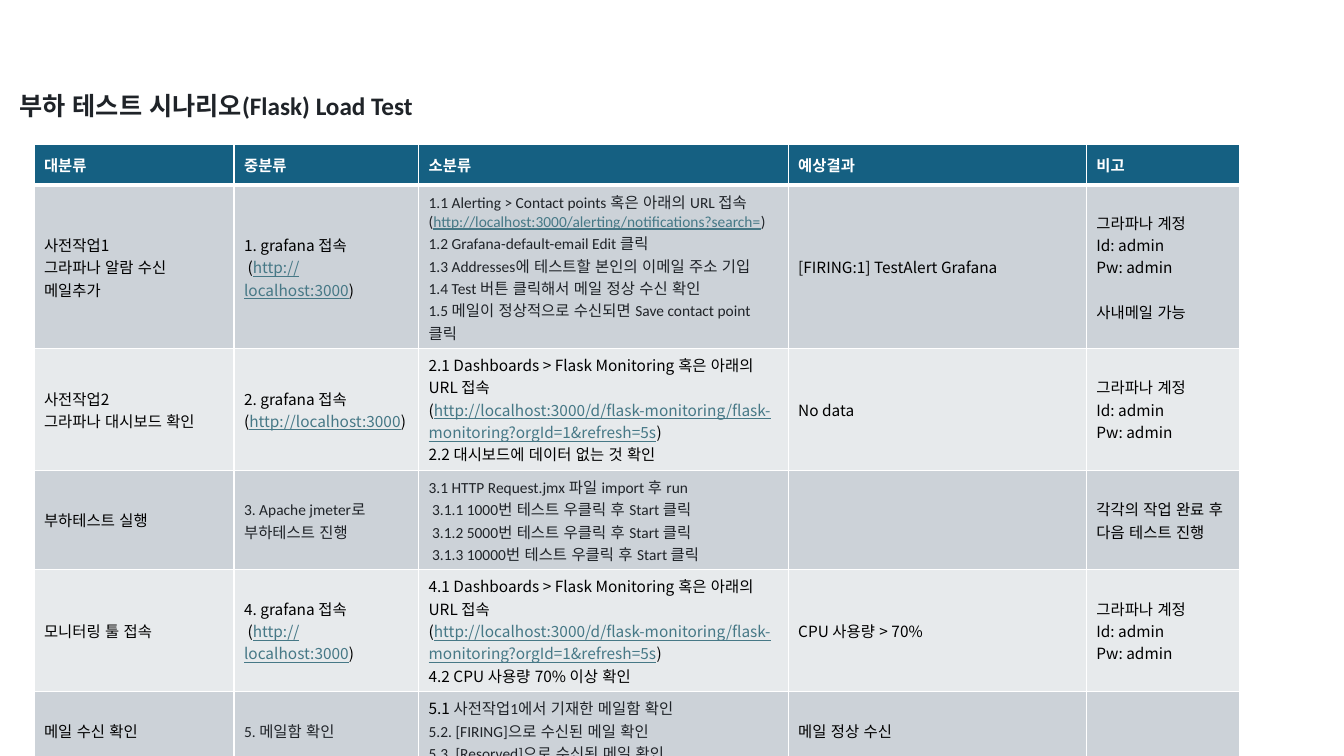
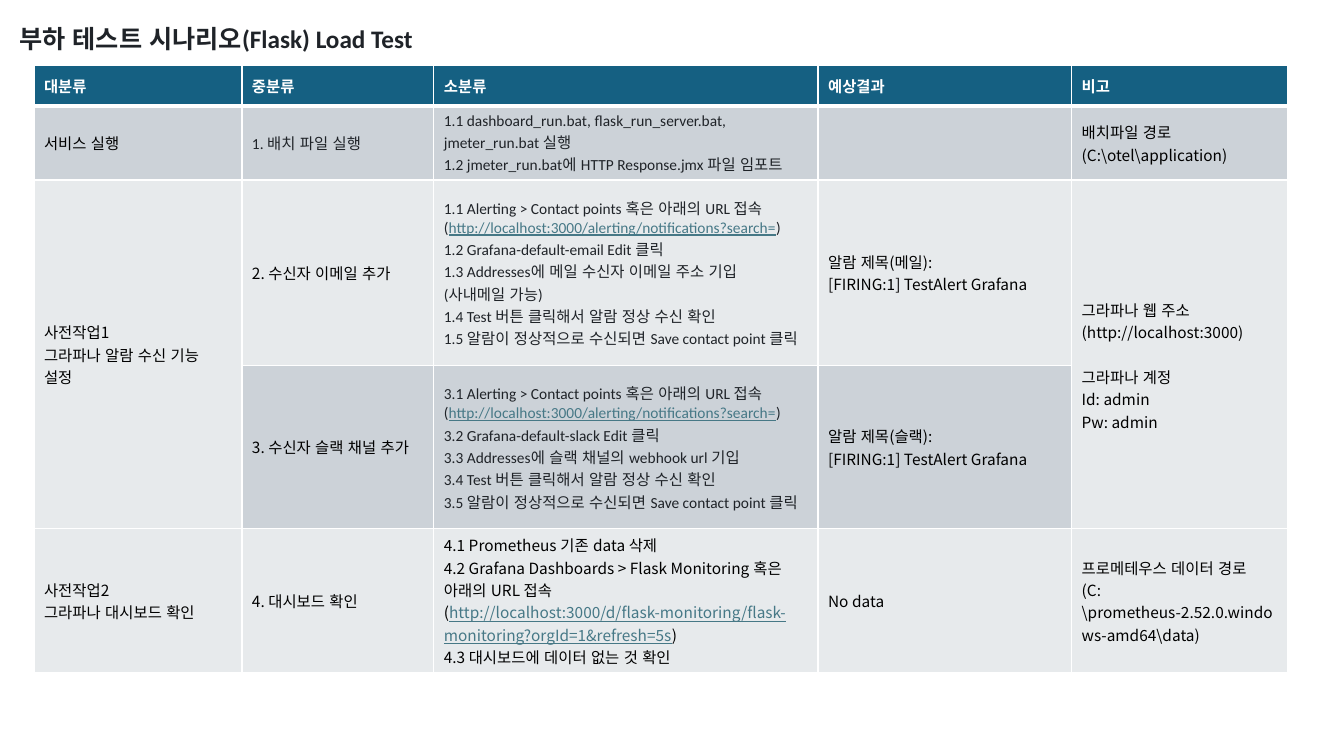
Before and after one commit to kkimsungchul/otel, a slide deck: slide 15 of otel-ppt/테스트 시나리오_v0.2.pptx (slide 13 before the commit). Drawn at 1344x756 pixels with LibreOffice and Linux fonts; fonts in the diff are those of the drawing. Boxes give left, top, right and bottom in pixels: in the first picture for what was removed or moved away, otherwise in the second. Text is boxed around its words. In the diff, an @@ line names an element or a change of style, - is before the commit and + after.

Commit message:
2024.07.04 - 테스트 시나리오 수정 중 - HTTP Request.jmx 수정 완료

```diff
--- a/otel-ppt/테스트 시나리오_v0.2.pptx
+++ b/otel-ppt/테스트 시나리오_v0.2.pptx
@@ text "부하 테스트 시나리오(Flask) Load Test": place and size @@
-text "부하 테스트 시나리오(Flask) Load Test" at box(19, 94, 412, 119)
+text "부하 테스트 시나리오(Flask) Load Test" at box(19, 27, 412, 52)
@@ table at box(34, 66, 1288, 669) @@
-row 2: 사전작업1 / 그라파나 알람 수신 메일추가 | 1. grafana 접속 / (http://localhost:3000) | 1.1 Alerting > Contact points 혹은 아래의 URL 접속(http://localhost:3000/alerting/notifications?search=) / 1.2 Grafana-default-email Edit 클릭 / 1.3 Addresses에 테스트할 본인의 이메일 주소 기입 / 1.4 Test 버튼 클릭해서 메일 정상 수신 확인 / 1.5 메일이 정상적으로 수신되면 Save contact point 클릭 | [FIRING:1] TestAlert Grafana | 그라파나 계정 / Id: admin / Pw: admin / 사내메일 가능
-row 3: 사전작업2 / 그라파나 대시보드 확인 | 2. grafana 접속 / (http://localhost:3000) | 2.1 Dashboards > Flask Monitoring 혹은 아래의 URL 접속 / (http://localhost:3000/d/flask-monitoring/flask-monitoring?orgId=1&refresh=5s) / 2.2 대시보드에 데이터 없는 것 확인 | No data | 그라파나 계정 / Id: admin / Pw: admin
-row 4: 부하테스트 실행 | 3. Apache jmeter로 부하테스트 진행 | 3.1 HTTP Request.jmx 파일 import 후 run / 3.1.1 1000번 테스트 우클릭 후 Start 클릭 / 3.1.2 5000번 테스트 우클릭 후 Start 클릭 / 3.1.3 10000번 테스트 우클릭 후 Start 클릭 |  | 각각의 작업 완료 후 / 다음 테스트 진행
-row 5: 모니터링 툴 접속 | 4. grafana 접속 / (http://localhost:3000) | 4.1 Dashboards > Flask Monitoring 혹은 아래의 URL 접속 / (http://localhost:3000/d/flask-monitoring/flask-monitoring?orgId=1&refresh=5s) / 4.2 CPU 사용량 70% 이상 확인 | CPU 사용량 > 70% | 그라파나 계정 / Id: admin / Pw: admin
-row 6: 메일 수신 확인 | 5. 메일함 확인 | 5.1 사전작업1에서 기재한 메일함 확인 / 5.2. [FIRING]으로 수신된 메일 확인 / 5.3. [Resorved]으로 수신된 메일 확인 | 메일 정상 수신 | 
+row 2: 서비스 실행 | 1. 배치 파일 실행 | 1.1 dashboard_run.bat, flask_run_server.bat, jmeter_run.bat 실행 1.2 jmeter_run.bat에 HTTP Response.jmx 파일 임포트 |  | 배치파일 경로 / (C:\otel\application)
+row 3: 사전작업1 / 그라파나 알람 수신 기능 설정 | 2. 수신자 이메일 추가 | 1.1 Alerting > Contact points 혹은 아래의 URL 접속(http://localhost:3000/alerting/notifications?search=) / 1.2 Grafana-default-email Edit 클릭 / 1.3 Addresses에 메일 수신자 이메일 주소 기입 (사내메일 가능) / 1.4 Test 버튼 클릭해서 알람 정상 수신 확인 / 1.5 알람이 정상적으로 수신되면 Save contact point 클릭 | 알람 제목(메일): / [FIRING:1] TestAlert Grafana | 그라파나 웹 주소 / (http://localhost:3000) / 그라파나 계정 / Id: admin / Pw: admin
+row 4:  | 3. 수신자 슬랙 채널 추가 | 3.1 Alerting > Contact points 혹은 아래의 URL 접속(http://localhost:3000/alerting/notifications?search=) / 3.2 Grafana-default-slack Edit 클릭 / 3.3 Addresses에 슬랙 채널의 webhook url 기입 / 3.4 Test 버튼 클릭해서 알람 정상 수신 확인 / 3.5 알람이 정상적으로 수신되면 Save contact point 클릭 | 알람 제목(슬랙): / [FIRING:1] TestAlert Grafana | 
+row 5: 사전작업2 / 그라파나 대시보드 확인 | 4. 대시보드 확인 | 4.1 Prometheus 기존 data 삭제 / 4.2 Grafana Dashboards > Flask Monitoring 혹은 아래의 URL 접속 / (http://localhost:3000/d/flask-monitoring/flask-monitoring?orgId=1&refresh=5s) / 4.3 대시보드에 데이터 없는 것 확인 | No data | 프로메테우스 데이터 경로 / (C:\prometheus-2.52.0.windows-amd64\data)
@@ table: place and size @@
-table at box(34, 144, 1240, 743)
+table at box(34, 66, 1288, 669)
```
Also in this commit, not shown: 4 other slides changed, 6 slides added, 1 other file.
